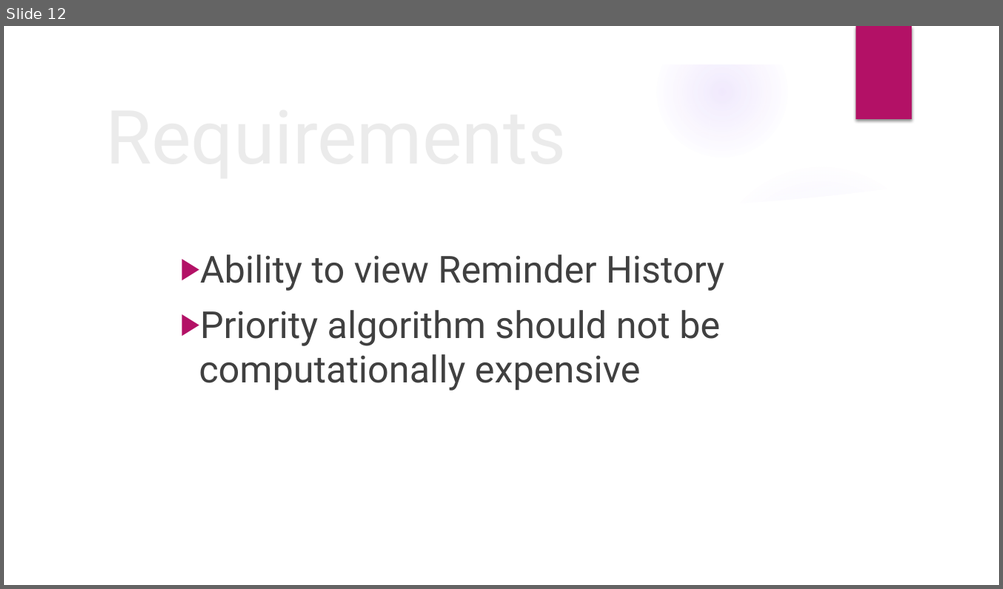
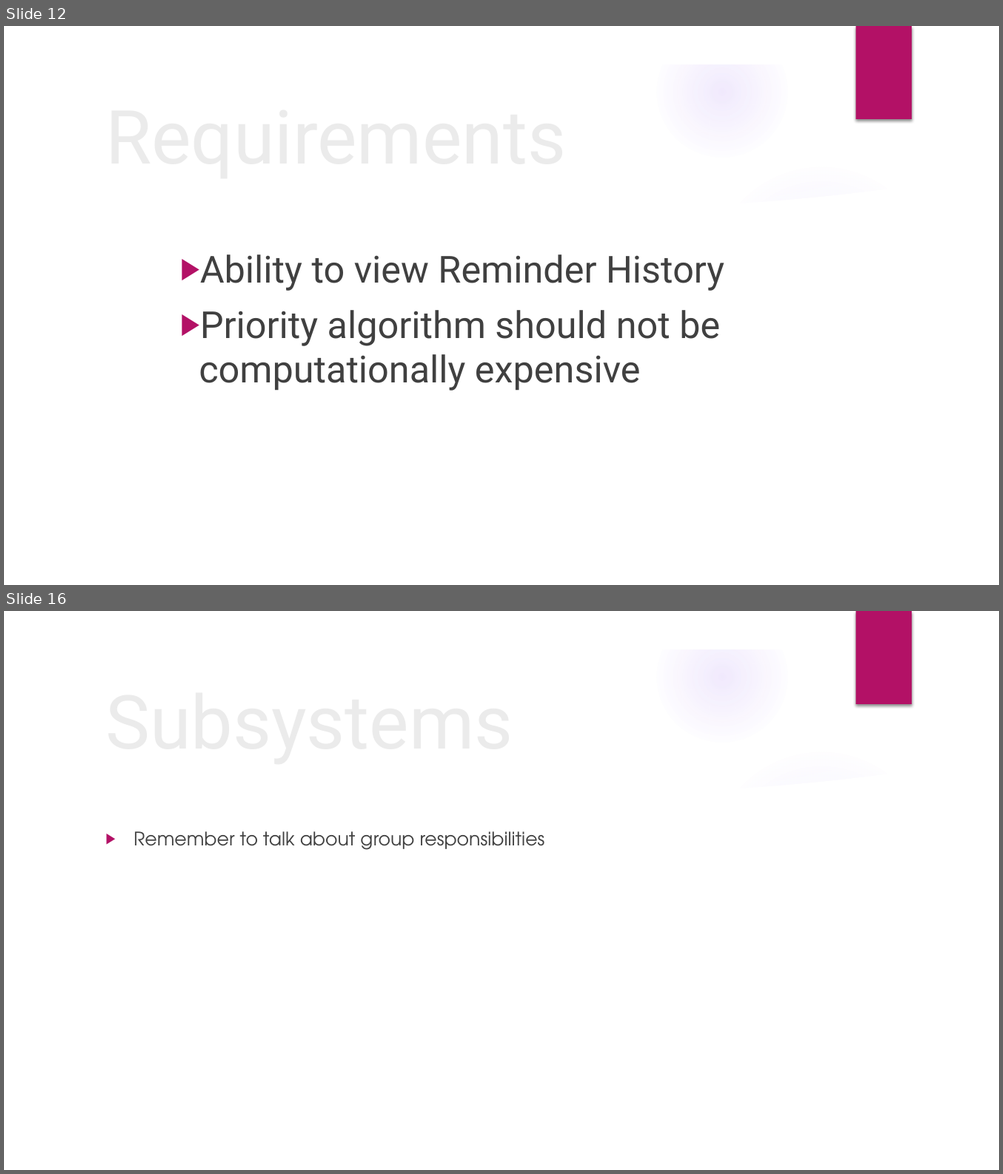
Before and after one commit to cejones9/Prioritize, a slide deck: docs/Prioritize.pptx. Shown one above the other, each under a label of ours: slide 12 before the commit, slides 12 and 16 after it; the slides between them are not shown. The pictures are 1003x589 and 1003x1174 pixels, drawn with LibreOffice and Linux fonts; fonts in the diff are those of the drawing; background and template pictures are left out. Boxes give left, top, right and bottom in pixels: in the first picture for what was removed or moved away, otherwise in the second. Text is boxed around its words. In the diff, an @@ line names an element or a change of style, - is before the commit and + after.

Commit message:
Add files via upload
Updated Presentation powerpoint

```diff
--- a/docs/Prioritize.pptx
+++ b/docs/Prioritize.pptx
@@ slide 16 added at (4, 611, 999, 1170), background picture (left out); not listed: 9 template elements that a slide beside it also shows @@
@@ title added at (98, 690, 813, 748), 72 pt, text #EBEBEB @@
+Subsystems
@@ text added at (134, 832, 545, 850), 18 pt, text #404040 @@
+▶ Remember to talk about group responsibilities
```
Also in this commit, not shown: 1 slide changed, 5 other slides added.
